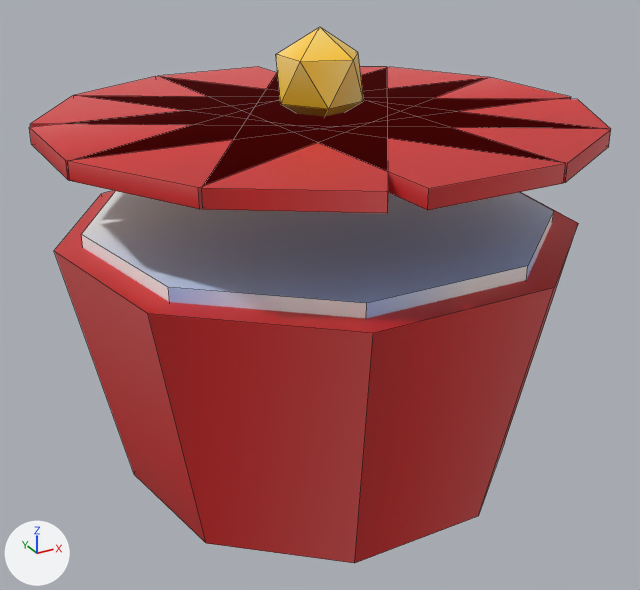
Two versions of the FBX model art/export/dt_poinsettia_pot.fbx, one commit apart.
Rendered twice from a 50 mm lens placed at (-1.89, -3.43, 2.53), pointed at (-0.04, -0.07, 0.85). The lights are fixed; the arrows at lower left show +X, +Y and +Z. The picture after the commit comes second. Mesh edges are drawn as thin lines.

Names of what the first picture shows: 'dt_poinsettia_pot'.
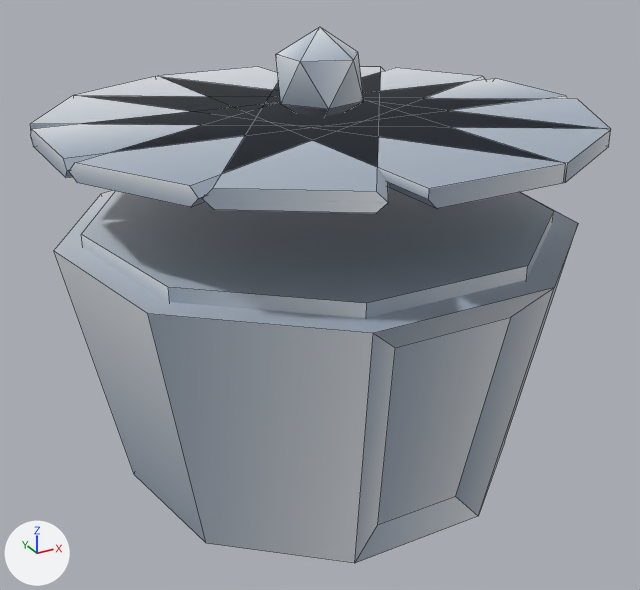
Diff of the bpy script that builds the scene:
```diff
--- a/art/export/dt_poinsettia_pot.fbx.py
+++ b/art/export/dt_poinsettia_pot.fbx.py
@@ me_dt_poinsettia_pot @@
 # used by ob_dt_poinsettia_pot; location = (0.0, 0.0, 0.0)
 # verts and faces of me_dt_poinsettia_pot; kept vertices keep their numbers, new ones are numbered from 96
 # before: 10 (0.33, -0.9, 0.0) at pixel (478, 516), 11 (0.41, -1.12, 1.19) at pixel (554, 287), 12 (-0.33, -0.9, 0.0) at pixel (354, 563), 13 (-0.41, -1.12, 1.19) at pixel (373, 333)
-me_dt_poinsettia_pot.from_pydata(...)  # 96 vertices, 78 faces; spans x -1.19..1.19, y -1.2..1.2, z 0.0..2.06
+me_dt_poinsettia_pot.from_pydata(...)  # 126 vertices, 95 faces; spans x -1.19..1.19, y -1.2..1.2, z 0.0..2.06
+# me_dt_poinsettia_pot part 1: the loose piece of 8 vertices spanning x -1.19..1.19, y -0.3..0.3, z 1.63..1.7 is rebuilt with 16 vertices and now spans x -1.19..1.19, y -0.3..0.3, z 1.63..1.7
+# me_dt_poinsettia_pot part 2: the loose piece of 8 vertices spanning x -1.19..1.19, y -0.83..0.83, z 1.63..1.7 is rebuilt with 16 vertices and now spans x -1.19..1.19, y -0.83..0.83, z 1.63..1.7
+# me_dt_poinsettia_pot part 3: the loose piece of 8 vertices spanning x -0.89..0.89, y -1.16..1.16, z 1.63..1.7 is rebuilt with 16 vertices and now spans x -0.89..0.89, y -1.16..1.16, z 1.63..1.7
+# me_dt_poinsettia_pot part 4
+delete_faces([(10, 11, 13, 12)])
+verts[96] = (-0.2, -0.87, 0.14)  # pixel (377, 524)
+verts[97] = (-0.27, -1.05, 1.07)  # pixel (395, 347)
+verts[98] = (0.27, -1.05, 1.07)  # pixel (510, 317)
+verts[99] = (0.2, -0.87, 0.14)  # pixel (455, 496)
+faces += [(96, 99, 98, 97), (12, 96, 97, 13), (10, 99, 96, 12), (11, 13, 97, 98), (10, 11, 98, 99)]
+# me_dt_poinsettia_pot part 5
+# 2 vertices are removed from x -0.33..-0.26, y -1.2..1.18, z 1.63
+# 4 faces are deleted
+# 4 vertices are added at (-0.26, -1.2, 1.67), (-0.23, -1.2, 1.63), (-0.3, 1.18, 1.63), (-0.33, 1.18, 1.67)
+# 5 new faces join them
+# me_dt_poinsettia_pot part 6: 55 kept faces spanning x -1.17..1.17, y -1.2..1.2, z 0.0..2.06 get new texture (UV) coordinates
 me_dt_poinsettia_pot.materials.append(mat_palette)
```

Boxes [x1, y1, x2, y2] around the edits, measured in the pictures (640 x 590 px; the box of a moved part takes in the faces that stretch with it):
'dt_poinsettia_pot', reshaped
    before: [29, 27, 611, 563]
    after: [30, 27, 611, 563]
part 1 of me_dt_poinsettia_pot, rebuilt
    before: [29, 77, 571, 180]
    after: [30, 78, 567, 178]
part 2 of me_dt_poinsettia_pot, rebuilt
    before: [68, 67, 489, 209]
    after: [69, 68, 485, 207]
part 3 of me_dt_poinsettia_pot, rebuilt
    before: [202, 66, 388, 213]
    after: [203, 66, 388, 213]
part 4 of me_dt_poinsettia_pot, cut back
    both: [355, 288, 554, 563]
part 5 of me_dt_poinsettia_pot, moved or reshaped
    before: [158, 76, 566, 210]
    after: [158, 76, 566, 208]
part 6 of me_dt_poinsettia_pot, surface changed (red to grey)
    both: [30, 27, 611, 563]
